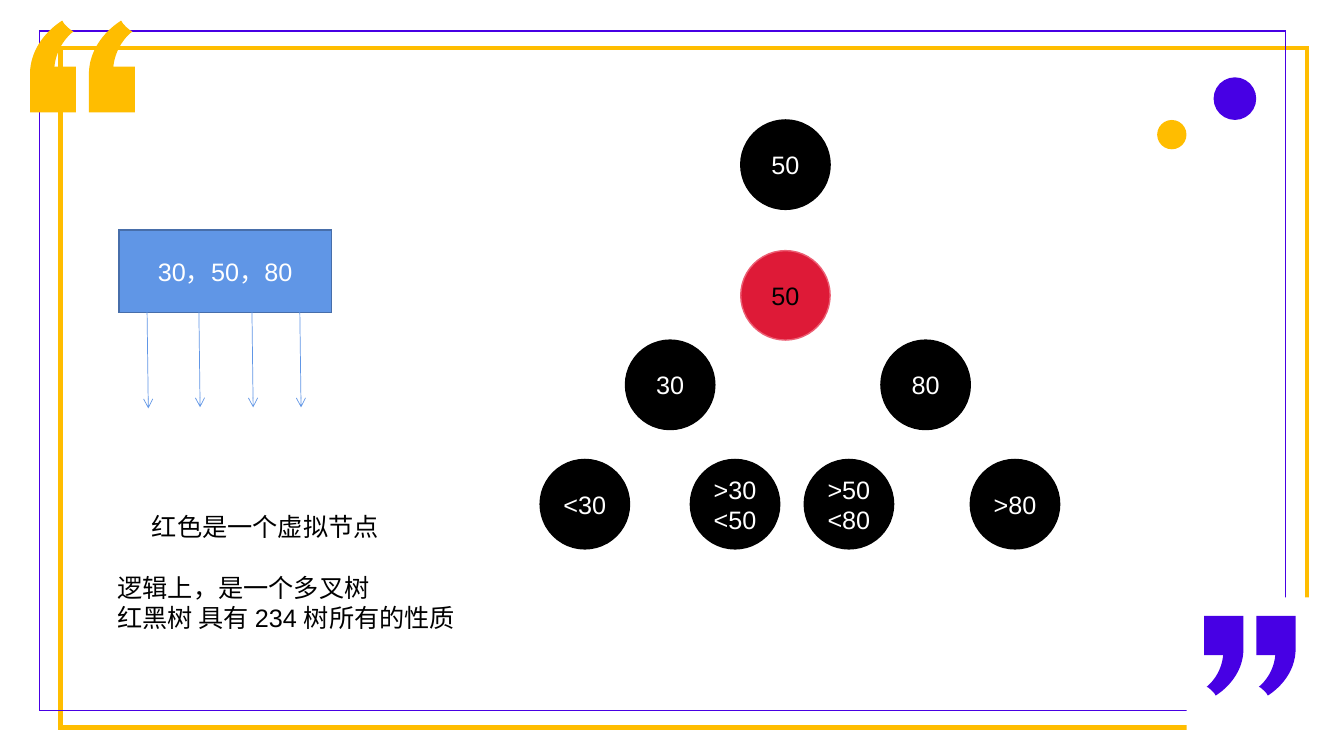
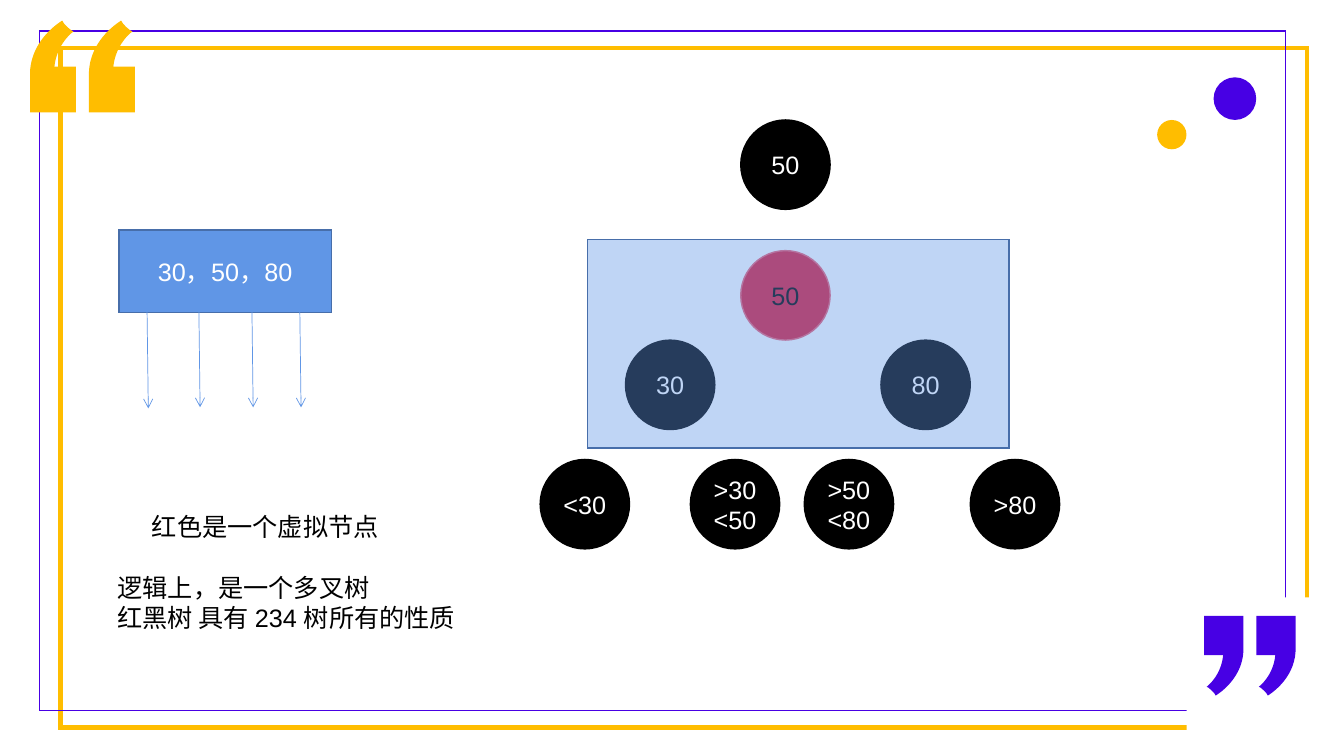
Before and after one commit to PhilRandWu/Algorithm_web, a slide deck: slide 22 of 算法练习思路整理.pptx. Drawn at 1344x756 pixels with LibreOffice and Linux fonts; fonts in the diff are those of the drawing. Boxes give left, top, right and bottom in pixels: in the first picture for what was removed or moved away, otherwise in the second. Text is boxed around its words. In the diff, an @@ line names an element or a change of style, - is before the commit and + after.

```diff
--- a/算法练习思路整理.pptx
+++ b/算法练习思路整理.pptx
@@ rectangle added at bbox=[588, 240, 1009, 449], fill #6096E6 at 40% opacity, outline #476FAA 1 pt @@
```
Also in this commit, not shown: 1 other slide changed, 3 slides added, 3 slides removed, 2 other files.
